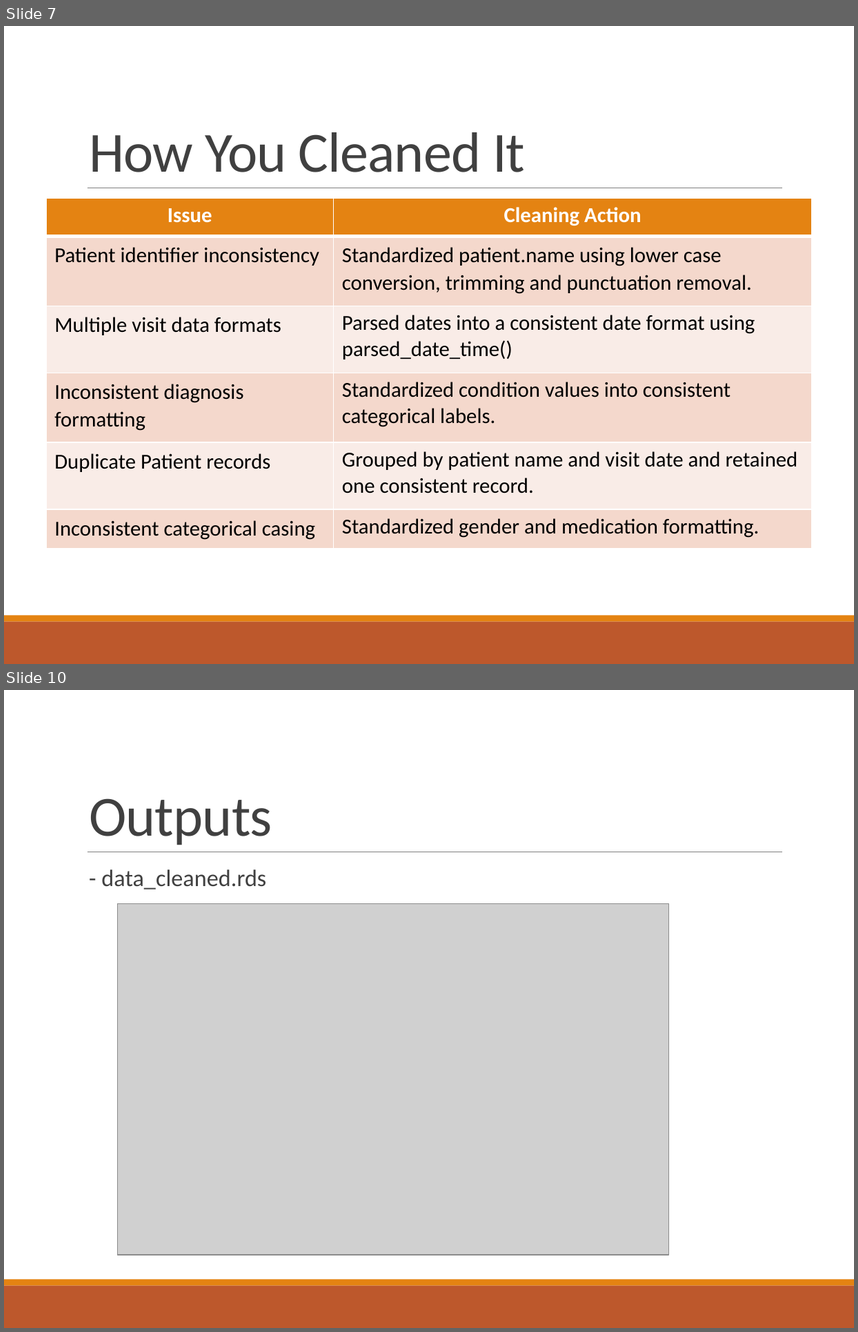
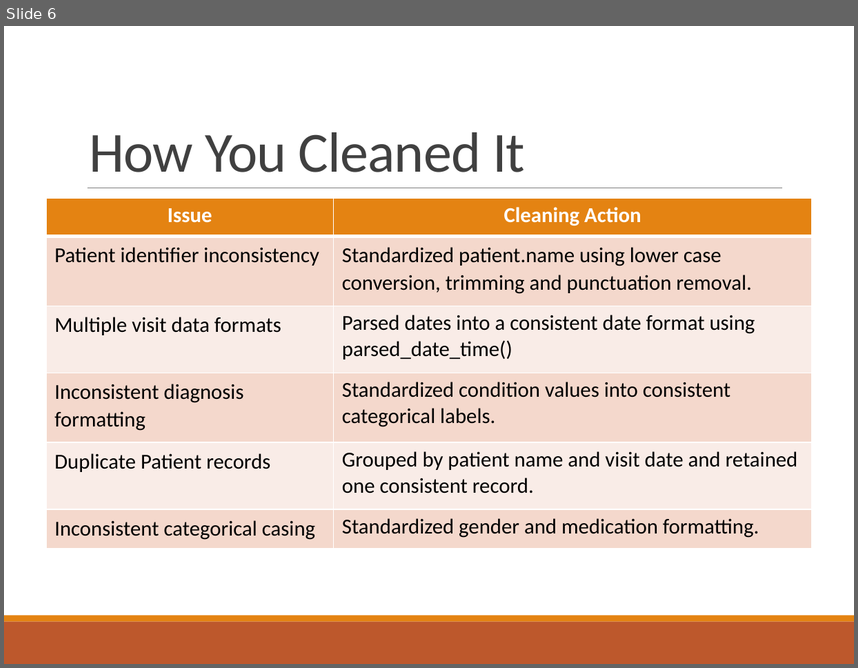
Before and after one commit to TynishaN/healthcare_cleaning_pipeline, a slide deck: presentation/healthcare_pipeline_presentation.pptx. Shown one above the other, each under a label of ours: slides 7 and 10 before the commit, slide 6 after it; the slides between them are not shown. The pictures are 858x1332 and 858x668 pixels, drawn with LibreOffice and Linux fonts; fonts in the diff are those of the drawing; grey boxes stand for pictures. Boxes give left, top, right and bottom in pixels: in the first picture for what was removed or moved away, otherwise in the second. Text is boxed around its words. In the diff, an @@ line names an element or a change of style, - is before the commit and + after.

```diff
--- a/presentation/healthcare_pipeline_presentation.pptx
+++ b/presentation/healthcare_pipeline_presentation.pptx
@@ slide 10 removed at box(4, 690, 854, 1328), background #FFFFFF; not listed: 3 template elements that a slide beside it also shows @@
@@ title removed at box(89, 798, 272, 845) @@
-Outputs
@@ text removed at box(101, 869, 266, 889) @@
-  - data_cleaned.rds
@@ picture removed at box(117, 903, 668, 1254) @@
@@ what was slide 7 is now slide 6 @@
```
Also in this commit, not shown: 12 slides changed, 4 other slides removed, 6 other files.
